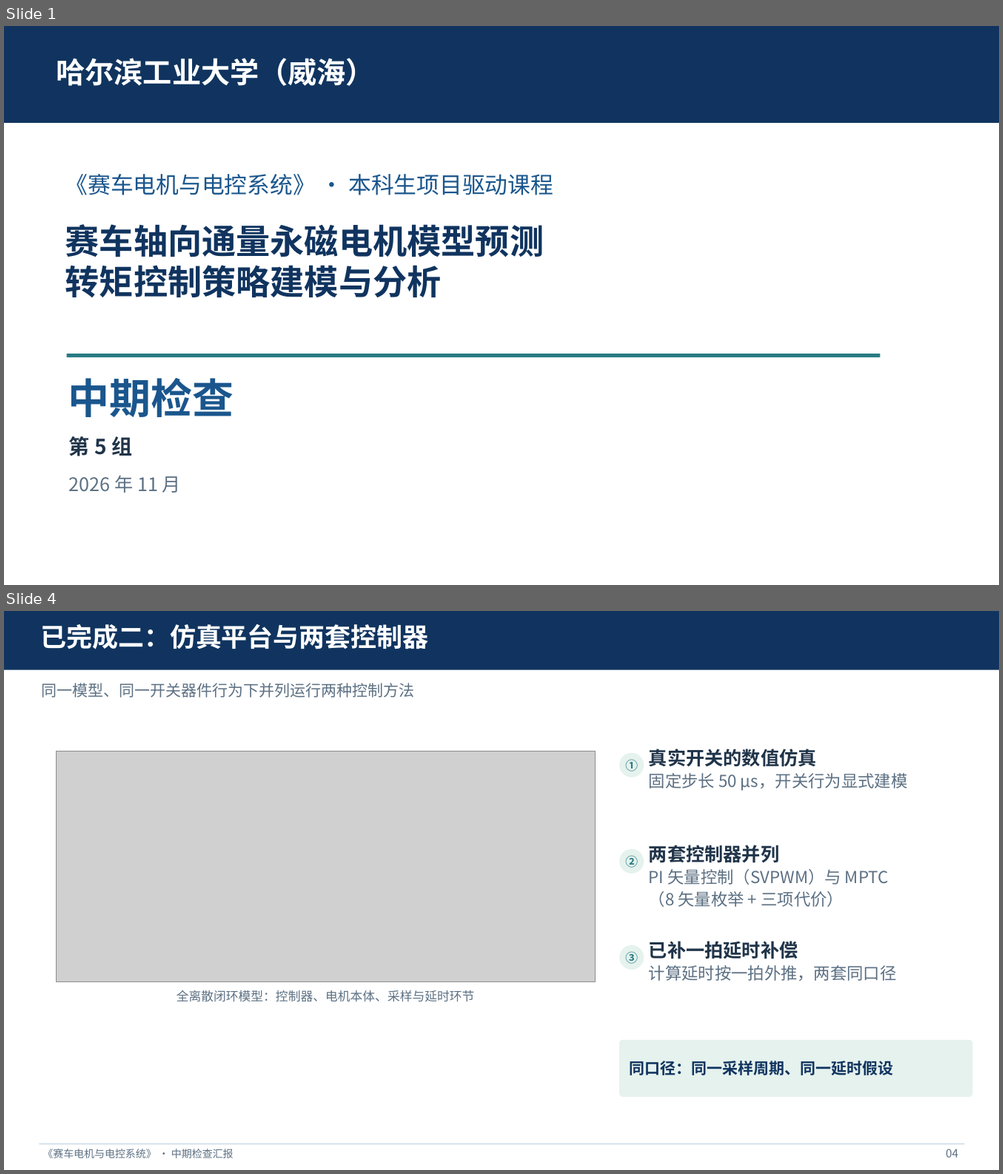
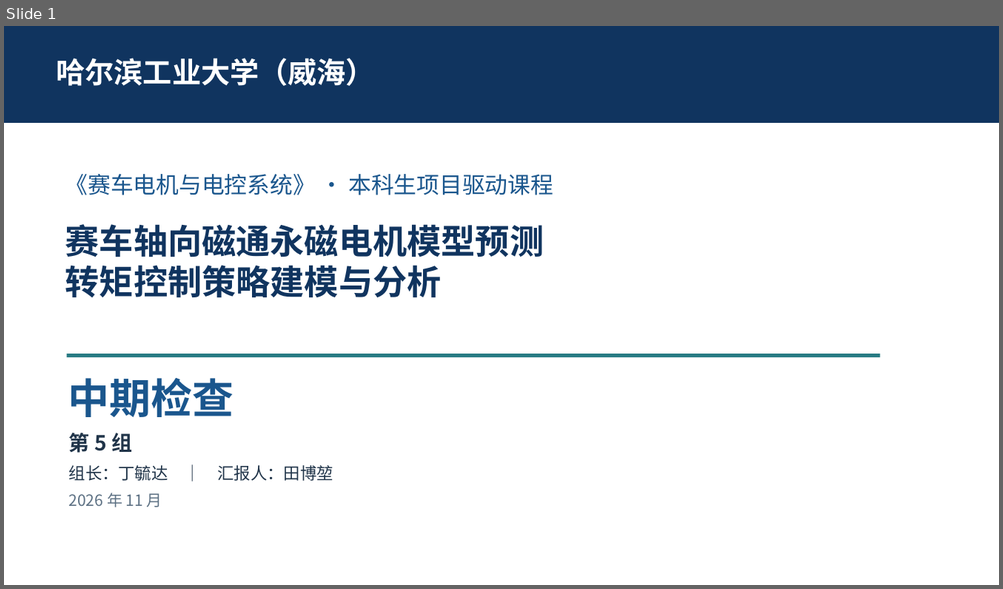
Before and after one commit to dydpop/afpm-mptc, a slide deck: docs/中期汇报_第5组.pptx. Shown one above the other, each under a label of ours: slides 1 and 4 before the commit, slide 1 after it; the slides between them are not shown. The pictures are 1003x1174 and 1003x589 pixels, drawn with LibreOffice and Linux fonts; fonts in the diff are those of the drawing; grey boxes stand for pictures. Boxes give left, top, right and bottom in pixels: in the first picture for what was removed or moved away, otherwise in the second. Text is boxed around its words. In the diff, an @@ line names an element or a change of style, - is before the commit and + after.

Commit message:
中期 PPT 重排为 8 页并重写讲稿：按'从题目找问题'的叙事
PPT：
- 封面修正错字（轴向通量→轴向磁通），补署名'组长：丁毓达｜汇报人：田博堃'
- 页序改为：封面 → 课题怎么拆（六阶段 20 步，含 3+3+2+4+3+5 校验）→ 现在停在哪（20 格进度条，15/16 之间标当前）→ 本阶段交出三件东西（参数表含来源列 + 模型截图 + 四标签）→ 成果怎么来的（对齐前后，14.7 倍/0.1% 放大）→ 工具与分工 → 这一阶段的收获（三层卡片）→ 下一步与请教
- 参数表增'来源'列；路线图每段补子步骤数；删与标题重复的副标题与图注

讲稿：
- 按开题讲稿的写法重写：题目→自己找问题→拆阶段→当前阶段→成果（是什么/怎么来/怎么用）→工具→价值→分工→下一步与请教
- 口播 895 字，约 4 分 04 秒；全程不报性能数字，仅保留 14.7 倍与 0.1% 作为可比性证据
- 备用问答扩至四条（为何没结果、模型可信、参数不准、进度）

```diff
--- a/docs/中期汇报_第5组.pptx
+++ b/docs/中期汇报_第5组.pptx
@@ slide 4 removed at bbox=[4, 611, 999, 1170], background #FFFFFF @@
@@ rectangle removed at bbox=[4, 611, 999, 670] @@
@@ text removed at bbox=[40, 624, 428, 649] @@
-已完成二：仿真平台与两套控制器
@@ text removed at bbox=[41, 683, 414, 698] @@
-同一模型、同一开关器件行为下并列运行两种控制方法
@@ picture removed at bbox=[57, 752, 595, 982] @@
@@ ellipse removed at bbox=[620, 753, 644, 777] @@
@@ text removed at bbox=[625, 759, 637, 772] @@
-①
@@ text removed at bbox=[649, 749, 907, 791] @@
-真实开关的数值仿真
-固定步长 50 μs，开关行为显式建模
@@ ellipse removed at bbox=[620, 849, 644, 874] @@
@@ text removed at bbox=[649, 845, 888, 907] @@
-两套控制器并列
-PI 矢量控制（SVPWM）与 MPTC
-（8 矢量枚举 + 三项代价）
@@ text removed at bbox=[625, 855, 637, 868] @@
-②
@@ text removed at bbox=[649, 941, 896, 981] @@
-已补一拍延时补偿
-计算延时按一拍外推，两套同口径
@@ ellipse removed at bbox=[620, 945, 644, 970] @@
@@ text removed at bbox=[625, 951, 637, 964] @@
-③
@@ text removed at bbox=[176, 991, 475, 1002] @@
-全离散闭环模型：控制器、电机本体、采样与延时环节
@@ rounded rectangle removed at bbox=[620, 1040, 973, 1097] @@
@@ text removed at bbox=[629, 1061, 893, 1076] @@
-同口径：同一采样周期、同一延时假设
@@ line removed from (39, 1145) to (965, 1145) @@
@@ text removed at bbox=[42, 1149, 233, 1159] @@
-《赛车电机与电控系统》 · 中期检查汇报
@@ text removed at bbox=[945, 1149, 958, 1158] @@
-04
@@ slide 1 changed as well @@
@@ text at bbox=[65, 224, 544, 257]: text changed @@
-赛车轴向通量永磁电机模型预测
+赛车轴向磁通永磁电机模型预测
@@ text "第 5 组": place and size @@
-text "第 5 组" at bbox=[69, 437, 132, 457]
+text "第 5 组" at bbox=[69, 433, 132, 453]
@@ text added at bbox=[69, 466, 333, 481], 16 pt, text #203449 @@
+组长：丁毓达 ｜ 汇报人：田博堃
@@ text "2026 年 11 月": place and size @@
-text "2026 年 11 月" at bbox=[69, 476, 181, 493]
+text "2026 年 11 月" at bbox=[69, 493, 162, 508]
@@ text "2026 年 11 月" at bbox=[69, 493, 162, 508]: size 18 to 15 pt @@
```
Also in this commit, not shown: 3 other slides changed, 4 slides added, 1 other slide removed, 1 other file.
